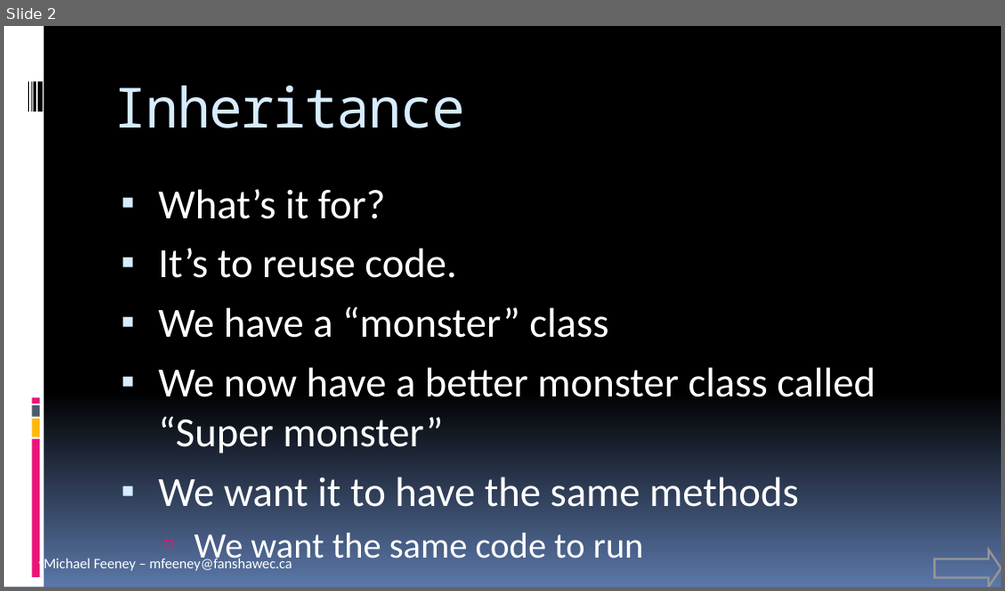
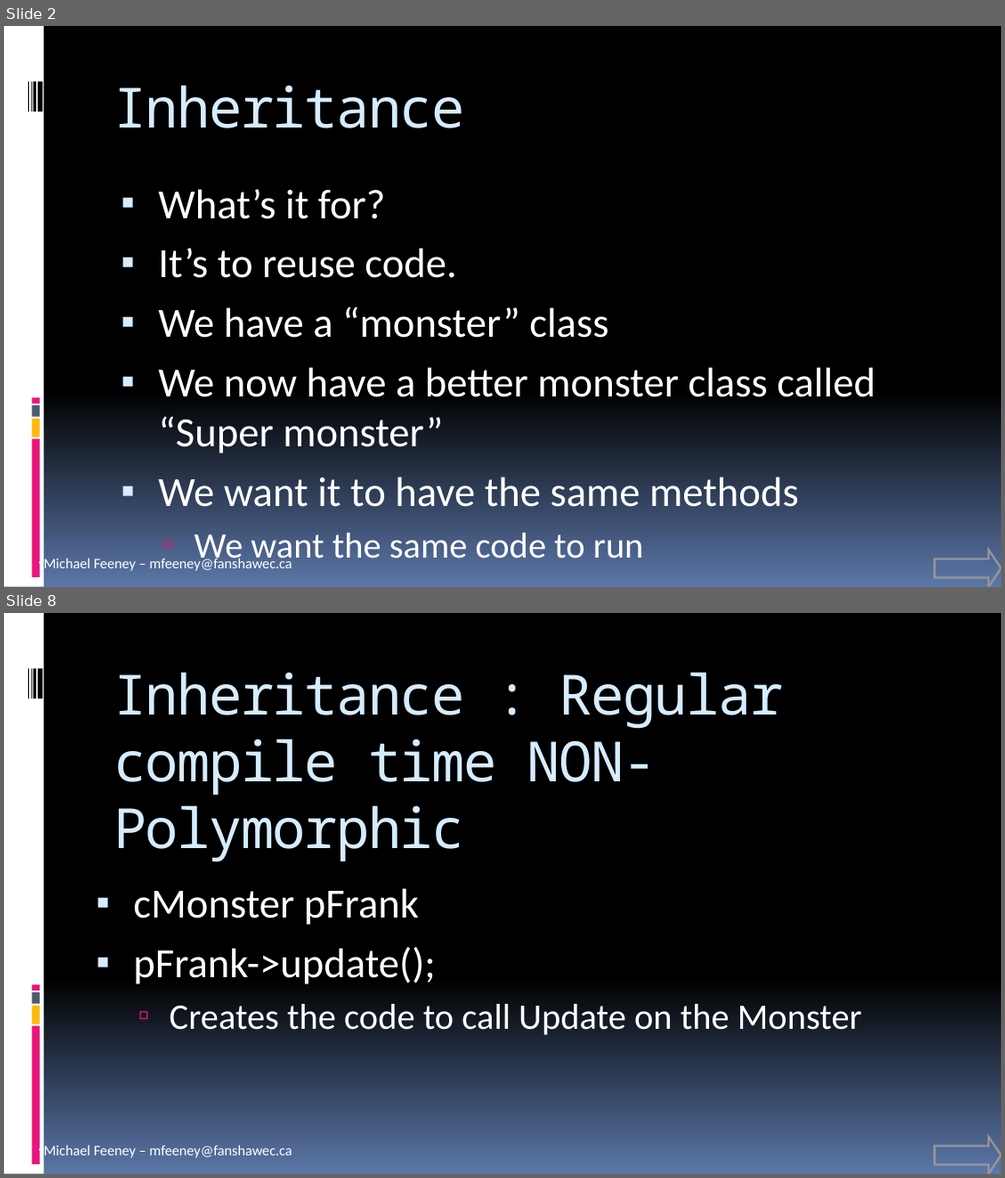
Before and after one commit to FeeneyCodes/GDP202425, a slide deck: 6044_FramPat/D2D/W03/INFO_6044_Inheritance.pptx. Shown one above the other, each under a label of ours: slide 2 before the commit, slides 2 and 8 after it; the slides between them are not shown. The pictures are 1005x591 and 1005x1178 pixels, drawn with LibreOffice and Linux fonts; fonts in the diff are those of the drawing. Boxes give left, top, right and bottom in pixels: in the first picture for what was removed or moved away, otherwise in the second. Text is boxed around its words. In the diff, an @@ line names an element or a change of style, - is before the commit and + after.

```diff
--- a/6044_FramPat/D2D/W03/INFO_6044_Inheritance.pptx
+++ b/6044_FramPat/D2D/W03/INFO_6044_Inheritance.pptx
@@ slide 8 added at <box>4,613,1001,1174</box>, background gradient #000000 to #5B77A8; not listed: 10 template elements that a slide beside it also shows @@
@@ title added at <box>113,672,784,862</box>, 40 pt, text #D6ECFF @@
+Inheritance : Regular compile time NON-Polymorphic
@@ text added at <box>133,888,862,1035</box>, 26 pt, text #FFFFFF @@
+▪ cMonster pFrank
+▪ pFrank->update();
+  ▫ Creates the code to call Update on the Monster
@@ right arrow added at <box>934,1136,1001,1174</box>, outline #969696 1.5 pt @@
```
Also in this commit, not shown: 14 other slides added, 21 other files.
